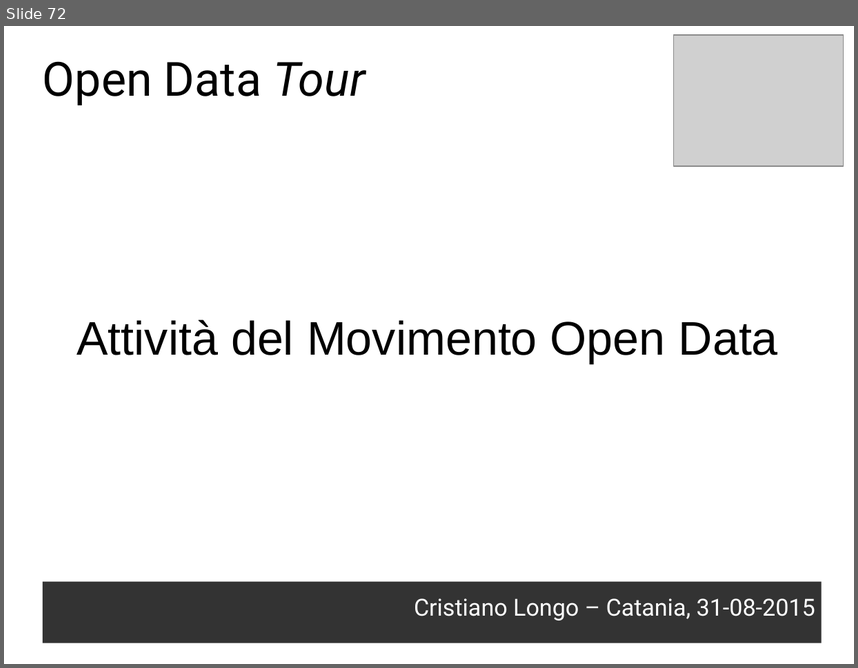
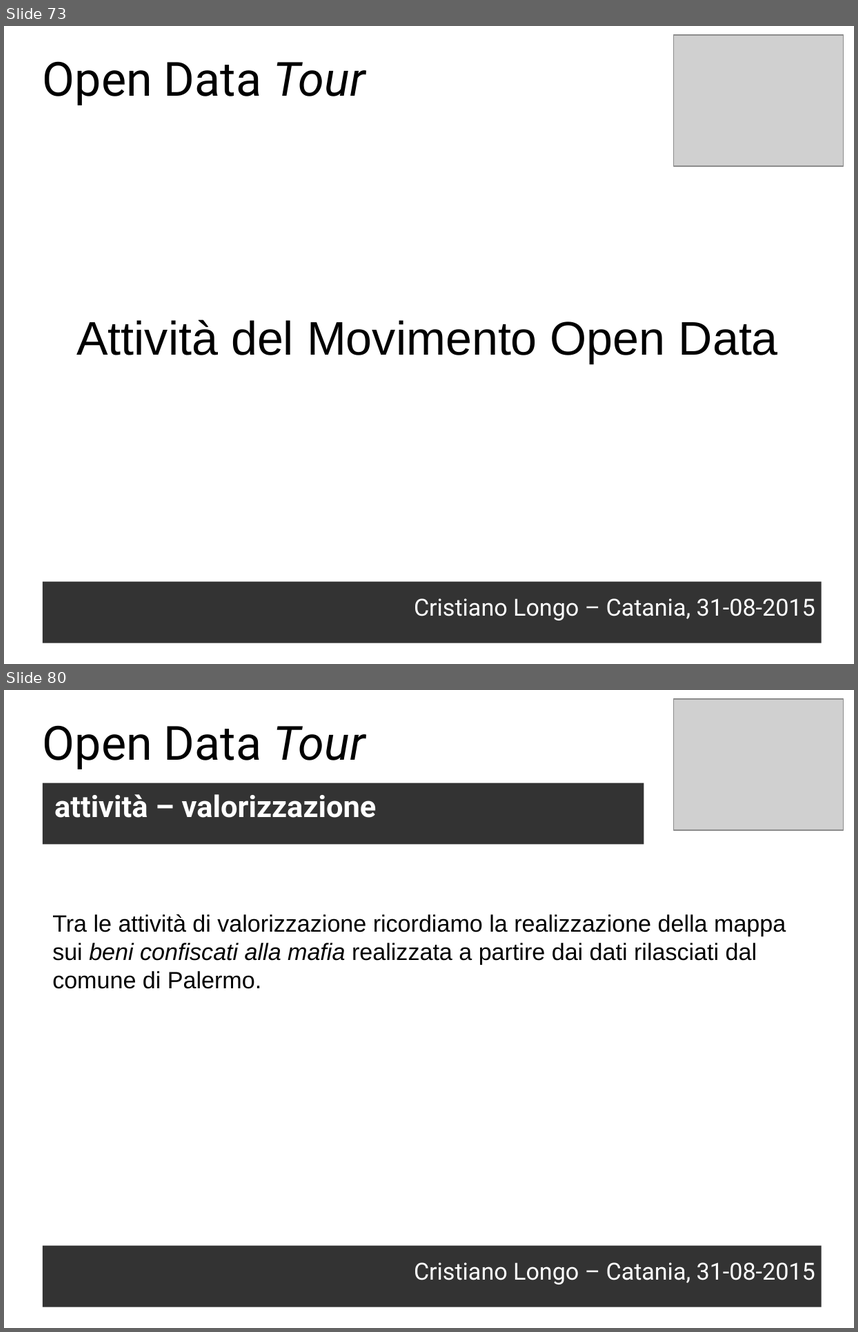
Before and after one commit to opendatahacklab/opendatatour, a slide deck: slides/odt_cope_31082015.odp. Shown one above the other, each under a label of ours: slide 72 before the commit, slides 73 and 80 after it; the slides between them are not shown. The pictures are 858x668 and 858x1332 pixels, drawn with LibreOffice and Linux fonts; fonts in the diff are those of the drawing; grey boxes stand for pictures. Boxes give left, top, right and bottom in pixels: in the first picture for what was removed or moved away, otherwise in the second. Text is boxed around its words. In the diff, an @@ line names an element or a change of style, - is before the commit and + after.

```diff
--- a/slides/odt_cope_31082015.odp
+++ b/slides/odt_cope_31082015.odp
@@ slide 80 added at box(4, 690, 854, 1328), background #FFFFFF @@
@@ picture added at box(675, 699, 844, 830) @@
@@ text added at box(43, 725, 366, 769), 44 pt, text #000000 @@
+Open Data Tour
@@ text added at box(43, 783, 644, 845), fill #333333, 28 pt, text #FFFFFF, bold @@
+attività – valorizzazione
@@ text added at box(52, 914, 786, 989), 22 pt, text #000000 @@
+Tra le attività di valorizzazione ricordiamo la realizzazione della mappa
+sui beni confiscati alla mafia realizzata a partire dai dati rilasciati dal comune di Palermo.
@@ text added at box(43, 1245, 822, 1306), fill #333333, 22 pt, text #FFFFFF @@
+Cristiano Longo – Catania, 31-08-2015
@@ what was slide 72 is now slide 73 @@
```
Also in this commit, not shown: 1 slide changed, 10 other slides added, 1 slide removed, 2 other files.
